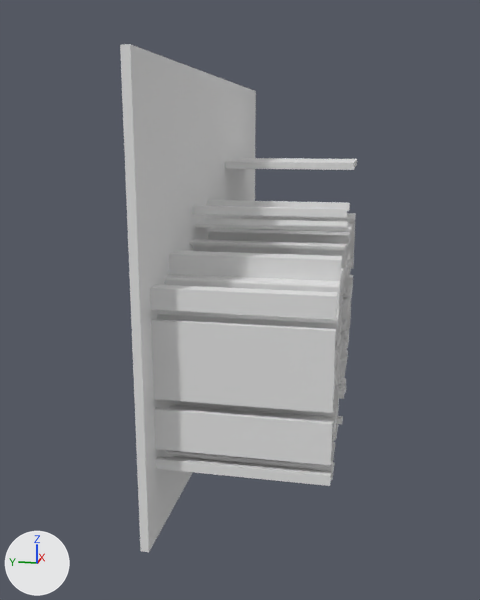
The glTF model version one/out_3d/66_27.glb, before and after one commit.
Camera for both pictures: a camera (50 mm lens) standing at (-9.53, -3.64, 6.9) and looking at (4.77, -0.78, 3.32). Every picture has the same lights, and +X, +Y and +Z are marked at lower left. Where no turn or scale is listed for an object, it has been applied to the vertices. Vertices at the same position are counted once.

In view in the first picture: 'geometry_0'.
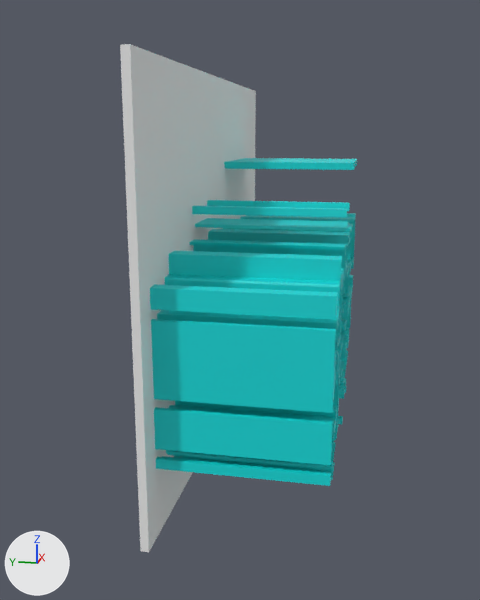
The change, as a diff of the scene's bpy script:
```diff
--- a/version one/out_3d/66_27.glb.py
+++ b/version one/out_3d/66_27.glb.py
@@ mat_defaultmaterial @@
+mat_defaultmaterial = bpy.data.materials.new('DefaultMaterial')
+mat_defaultmaterial.use_nodes = True; mat_defaultmaterial.node_tree.nodes.clear()
+_N = mat_defaultmaterial.node_tree.nodes; _L = mat_defaultmaterial.node_tree.links
+n0 = _N.new('ShaderNodeOutputMaterial'); n0.name = 'Material Output'
+n1 = _N.new('ShaderNodeBsdfPrincipled'); n1.name = 'Principled BSDF'
+n2 = _N.new('ShaderNodeVertexColor'); n2.name = 'Color Attribute'
+_L.new(n1.outputs[0], n0.inputs[0])  # 'BSDF' to 'Surface'
+_L.new(n2.outputs[0], n1.inputs[0])  # 'Color' to 'Base Color'
@@ me_geometry_0 @@
 me_geometry_0.from_pydata(...)  # 1522 vertices, 2868 faces; spans x 0.0..10.23, y -3.15..0.0, z 0.0..8.17
 # used by ob_geometry_0; location = (0.0, 0.0, 0.0)
+# me_geometry_0 part 1: 2030 faces spanning x 0.0..10.23, y -3.15..0.0, z 0.0..8.17 switch from no material to mat_defaultmaterial
```

Where the change shows, as pixel boxes [x1, y1, x2, y2] in the pictures (480 x 600 px):
part 1 of me_geometry_0, recoloured (grey to cyan)
    both: [137, 109, 357, 486]
